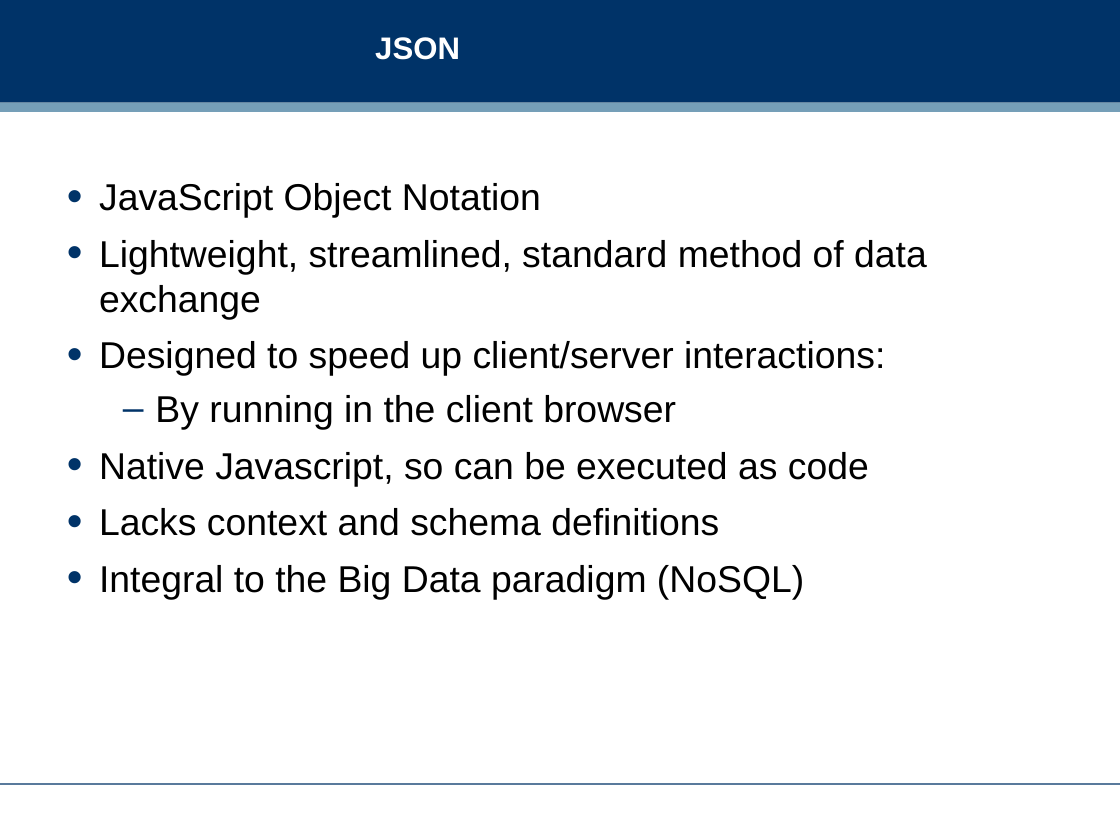
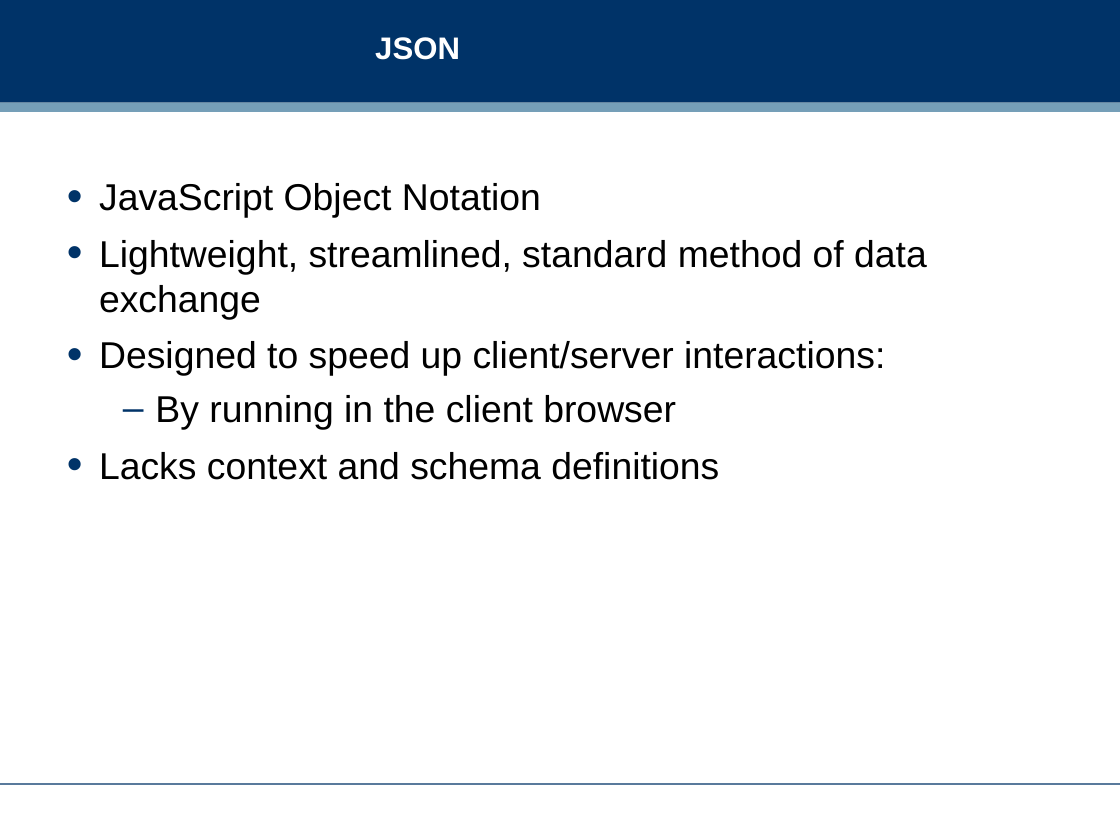
Before and after one commit to dreamind/ix, a slide deck: slide 29 of lectures/representing-data/json.ppt (slide 23 before the commit). Drawn at 1120x840 pixels with LibreOffice and Linux fonts; fonts in the diff are those of the drawing; background and template pictures are left out. Boxes give left, top, right and bottom in pixels: in the first picture for what was removed or moved away, otherwise in the second. Text is boxed around its words. In the diff, an @@ line names an element or a change of style, - is before the commit and + after.

Commit message:
Updating JSON lecture slides

```diff
--- a/lectures/representing-data/json.ppt
+++ b/lectures/representing-data/json.ppt
@@ text at bbox=[99, 452, 869, 486]: paragraph removed @@
-• Native Javascript, so can be executed as code
@@ text at bbox=[99, 565, 804, 599]: paragraph removed @@
-• Integral to the Big Data paradigm (NoSQL)
```
Also in this commit, not shown: 5 other slides changed, 13 slides added, 7 slides removed.
